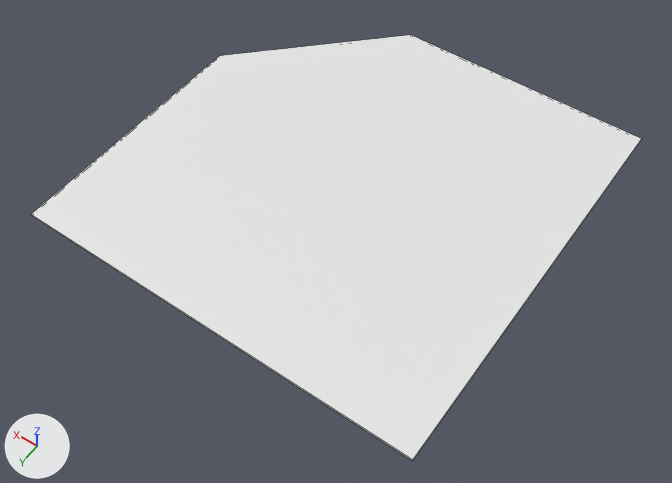
What one commit did to the FBX model Version2/Unity/Assets/Resources/Fbx/cross-sm1.fbx.
Before and after are seen from a camera (50 mm lens) standing at (-32.5, 47.2, 63.5) and looking at (-2.3, 4.8, -3.1). The lights are fixed; the arrows at lower left show +X, +Y and +Z. Mesh edges are drawn as thin lines. Where no turn or scale is listed for an object, it has been applied to the vertices.
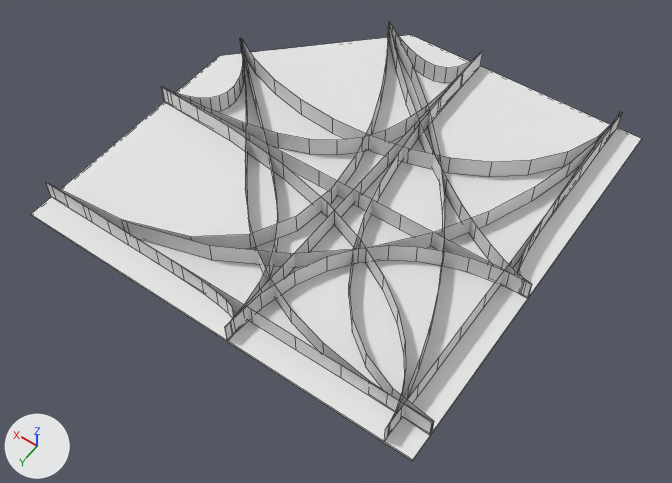
Boxes (x1, y1, x2, y2) around the edits, measured in the pictures (672 x 483 px):
'Bend.006', added
    after: (122, 114, 622, 268)
'Bend.017', added
    after: (241, 38, 623, 177)
'Bend.014', added
    after: (225, 245, 532, 335)
'Bend.015', added
    after: (161, 87, 531, 299)
'Bend.010', added
    after: (162, 87, 406, 428)
'Bend.007', added
    after: (46, 182, 433, 434)
'Bend.008', added
    after: (48, 29, 389, 249)
'Bend.001', added
    after: (163, 56, 478, 155)
'Bend.002', added
    after: (349, 51, 483, 433)
'Bend.011', added
    after: (384, 113, 622, 441)
'Bend.003', added
    after: (225, 68, 467, 341)
'Bend.016', added
    after: (388, 25, 530, 283)
'Bend.020', added
    after: (240, 42, 432, 435)
'Bend.005', added
    after: (109, 221, 235, 340)
'Bend.012', added
    after: (389, 23, 445, 424)
'Bend.004', added
    after: (391, 24, 479, 83)
'Bend.018', added
    after: (164, 41, 244, 112)
'Bend.019', added
    after: (226, 40, 278, 326)
'Bend.013', added
    after: (518, 112, 620, 282)

The change, as a list of edits to the scene's bpy script:
```text
Add ob_bend_001:
    ob_bend_001 = bpy.data.objects.new('Bend.001', me_beziercurve_014)  # 26 vertices, 12 faces; spans x 0.0..22.4, y -1.0..21.4, z -1.0..1.0
    ob_bend_001.location = (-2.5, -19.0, 1.1)
Add ob_bend_006:
    ob_bend_006 = bpy.data.objects.new('Bend.006', me_beziercurve_042)  # 26 vertices, 12 faces; spans x 1.5..39.0, y -37.5..0.0, z -1.0..1.0
    ob_bend_006.location = (-19.0, 17.5, 1.1)
Add ob_bend_003:
    ob_bend_003 = bpy.data.objects.new('Bend.003', me_beziercurve_021)  # 26 vertices, 12 faces; spans x 0.0, y -1.0..39.0, z -1.0..1.0
    ob_bend_003.location = (-2.5, -19.0, 1.1)
Add ob_bend_018:
    ob_bend_018 = bpy.data.objects.new('Bend.018', me_beziercurve_052)  # 26 vertices, 12 faces; spans x 16.87..22.5, y 11.44..21.45, z -1.0..1.0
    ob_bend_018.location = (-2.5, -19.0, 1.1)
Add ob_bend_012:
    ob_bend_012 = bpy.data.objects.new('Bend.012', me_beziercurve_058)  # 26 vertices, 12 faces; spans x 0.0..25.0, y 0.6..39.0, z -1.0..1.0
    ob_bend_012.location = (-17.5, -19.0, 1.1)
Add ob_bend_011:
    ob_bend_011 = bpy.data.objects.new('Bend.011', me_beziercurve_021.copy())
    ob_bend_011.location = (-17.5, -19.0, 1.1)
Add ob_bend_020:
    ob_bend_020 = bpy.data.objects.new('Bend.020', me_beziercurve_045)  # 26 vertices, 12 faces; spans x -17.5..20.9, y 11.6..36.6, z -1.0..1.0
    ob_bend_020.location = (-2.5, -19.0, 1.1)
Add ob_bend_013:
    ob_bend_013 = bpy.data.objects.new('Bend.013', me_beziercurve_010)  # 26 vertices, 12 faces; spans x -17.5..-14.8, y -39.0..-16.6, z -1.0..1.0
    ob_bend_013.location = (-2.5, 19.0, 1.1)
Add ob_bend_016:
    ob_bend_016 = bpy.data.objects.new('Bend.016', me_beziercurve_059)  # 26 vertices, 12 faces; spans x -17.5..10.1, y -37.3..-16.6, z -1.0..1.0
    ob_bend_016.location = (-2.5, 19.0, 1.1)
Add ob_bend_002:
    ob_bend_002 = bpy.data.objects.new('Bend.002', me_beziercurve_015)  # 26 vertices, 12 faces; spans x -17.5..0.0, y -1.0..36.4, z -1.0..1.0
    ob_bend_002.location = (-2.5, -19.0, 1.1)
Add ob_bend_008:
    ob_bend_008 = bpy.data.objects.new('Bend.008', me_beziercurve_057)  # 26 vertices, 12 faces; spans x 18.1..39.0, y -35.8..0.0, z -1.0..1.0
    ob_bend_008.location = (-19.0, 17.5, 1.1)
Add ob_bend_005:
    ob_bend_005 = bpy.data.objects.new('Bend.005', me_beziercurve_035)  # 26 vertices, 12 faces; spans x 16.5..39.0, y 0.0..2.5, z -1.0..1.0
    ob_bend_005.location = (-19.0, 17.5, 1.1)
Add ob_bend_014:
    ob_bend_014 = bpy.data.objects.new('Bend.014', me_beziercurve_013)  # 26 vertices, 12 faces; spans x -17.5..0.0, y -16.6..1.0, z -1.0..1.0
    ob_bend_014.location = (-2.5, 19.0, 1.1)
Add ob_bend_007:
    ob_bend_007 = bpy.data.objects.new('Bend.007', me_beziercurve_005)  # 26 vertices, 12 faces; spans x -1.0..39.0, y 0.0, z -1.0..1.0
    ob_bend_007.location = (-19.0, 17.5, 1.1)
Add ob_bend_010:
    ob_bend_010 = bpy.data.objects.new('Bend.010', me_beziercurve_004)  # 26 vertices, 12 faces; spans x 0.0..37.4, y 21.5..39.0, z -1.0..1.0
    ob_bend_010.location = (-17.5, -19.0, 1.1)
Add ob_bend_019:
    ob_bend_019 = bpy.data.objects.new('Bend.019', me_beziercurve_047)  # 26 vertices, 12 faces; spans x 0.0..20.8, y 11.4..39.0, z -1.0..1.0
    ob_bend_019.location = (-2.5, -19.0, 1.1)
Add ob_bend_015:
    ob_bend_015 = bpy.data.objects.new('Bend.015', me_beziercurve_005.copy())
    ob_bend_015.location = (-19.0, 2.5, 1.1)
Add ob_bend_004:
    ob_bend_004 = bpy.data.objects.new('Bend.004', me_beziercurve_037)  # 26 vertices, 12 faces; spans x 0.0..9.99, y -1.0..3.62, z -1.0..1.0
    ob_bend_004.location = (-2.5, -19.0, 1.1)
Add ob_bend_017:
    ob_bend_017 = bpy.data.objects.new('Bend.017', me_beziercurve_053)  # 26 vertices, 12 faces; spans x -15.1..20.8, y -1.0..15.4, z -1.0..1.0
    ob_bend_017.location = (-2.5, -19.0, 1.1)
```
